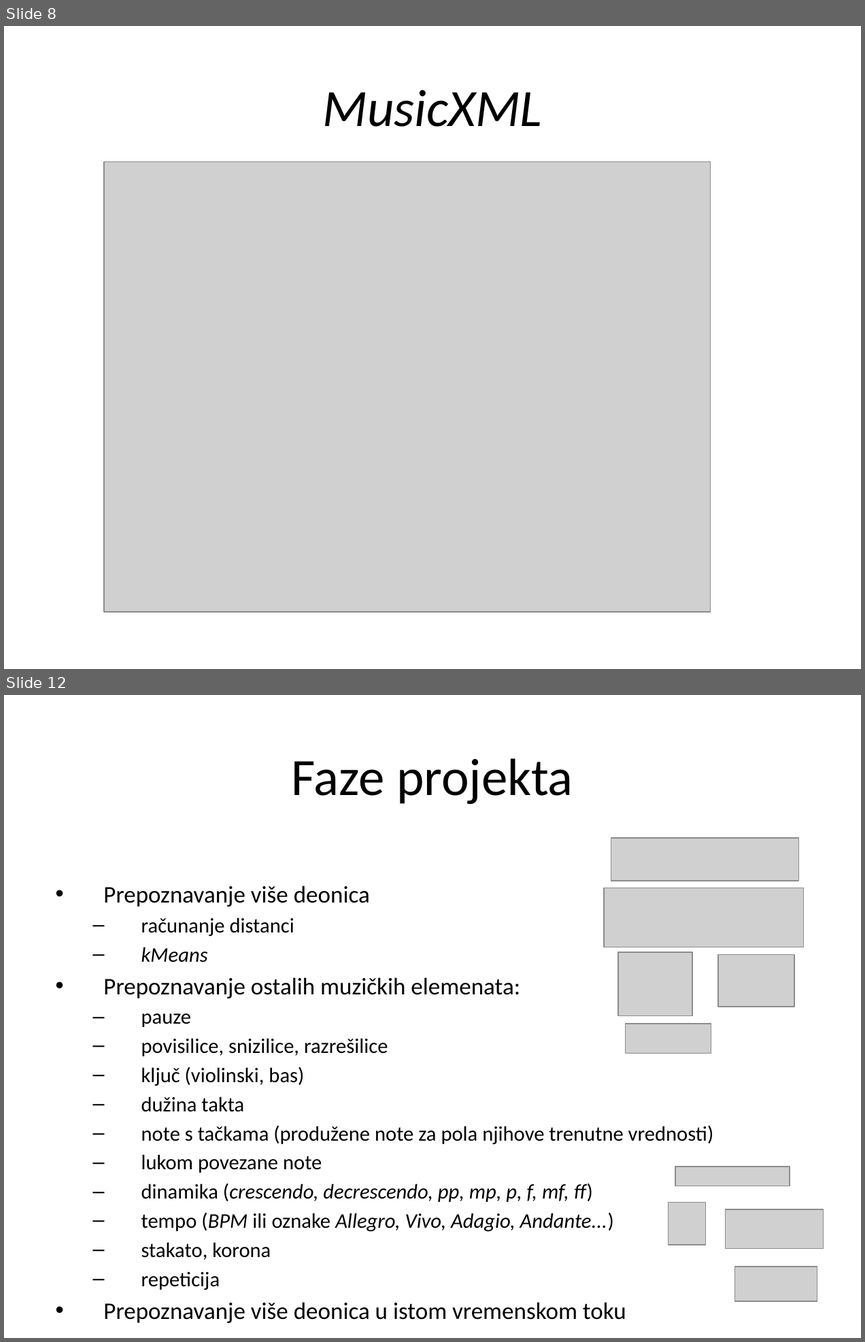
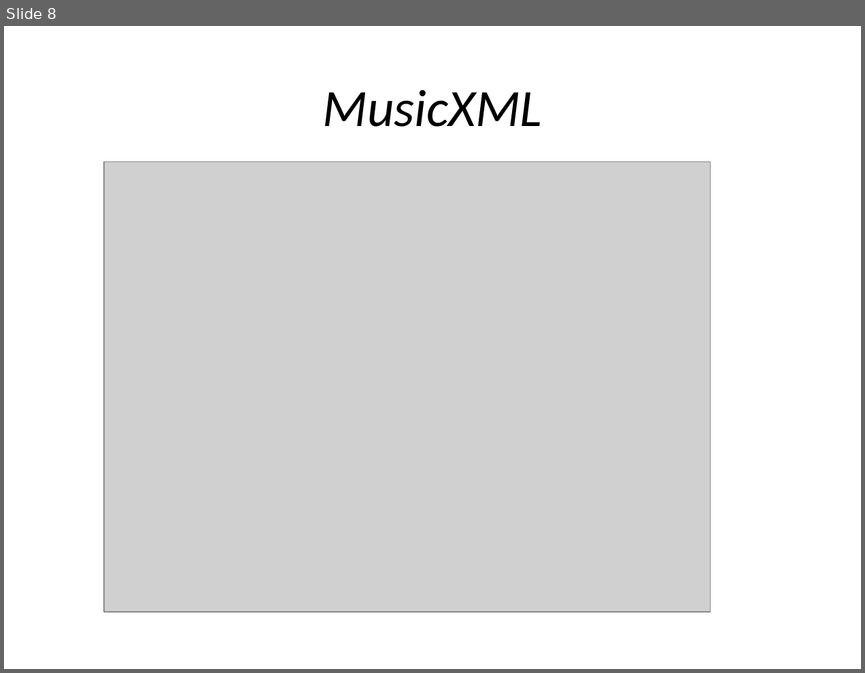
Before and after one commit to MilanRadeta/MusicReader, a slide deck: SoftProjekat.pptx. Shown one above the other, each under a label of ours: slides 8 and 12 before the commit, slide 8 after it; the slides between them are not shown. The pictures are 865x1342 and 865x673 pixels, drawn with LibreOffice and Linux fonts; fonts in the diff are those of the drawing; grey boxes stand for pictures. Boxes give left, top, right and bottom in pixels: in the first picture for what was removed or moved away, otherwise in the second. Text is boxed around its words. In the diff, an @@ line names an element or a change of style, - is before the commit and + after.

Commit message:
Presentation Testing Minor fixes Templates Test Images

```diff
--- a/SoftProjekat.pptx
+++ b/SoftProjekat.pptx
@@ slide 12 removed at bbox=[4, 695, 861, 1338], background #FFFFFF @@
@@ title removed at bbox=[292, 758, 573, 804] @@
-Faze projekta
@@ picture removed at bbox=[611, 838, 798, 881] @@
@@ text removed at bbox=[103, 885, 714, 1323] @@
-• Prepoznavanje više deonica
-  – računanje distanci
-  – kMeans
-• Prepoznavanje ostalih muzičkih elemenata:
-  – pauze
-  – povisilice, snizilice, razrešilice
-  – ključ (violinski, bas)
-  – dužina takta
-  – note s tačkama (produžene note za pola njihove trenutne vrednosti)
-  – lukom povezane note
-  – dinamika (crescendo, decrescendo, pp, mp, p, f, mf, ff)
-  – tempo (BPM ili oznake Allegro, Vivo, Adagio, Andante...)
-  – stakato, korona
-  – repeticija
-• Prepoznavanje više deonica u istom vremenskom toku
@@ picture removed at bbox=[604, 888, 804, 947] @@
@@ picture removed at bbox=[618, 952, 693, 1015] @@
@@ picture removed at bbox=[718, 955, 794, 1007] @@
@@ picture removed at bbox=[626, 1023, 711, 1052] @@
@@ picture removed at bbox=[675, 1166, 789, 1186] @@
@@ picture removed at bbox=[668, 1202, 706, 1245] @@
@@ picture removed at bbox=[725, 1209, 824, 1249] @@
@@ picture removed at bbox=[735, 1266, 817, 1302] @@
```
Also in this commit, not shown: 6 slides changed, 95 slides added, 5 other slides removed, 22 other files.
